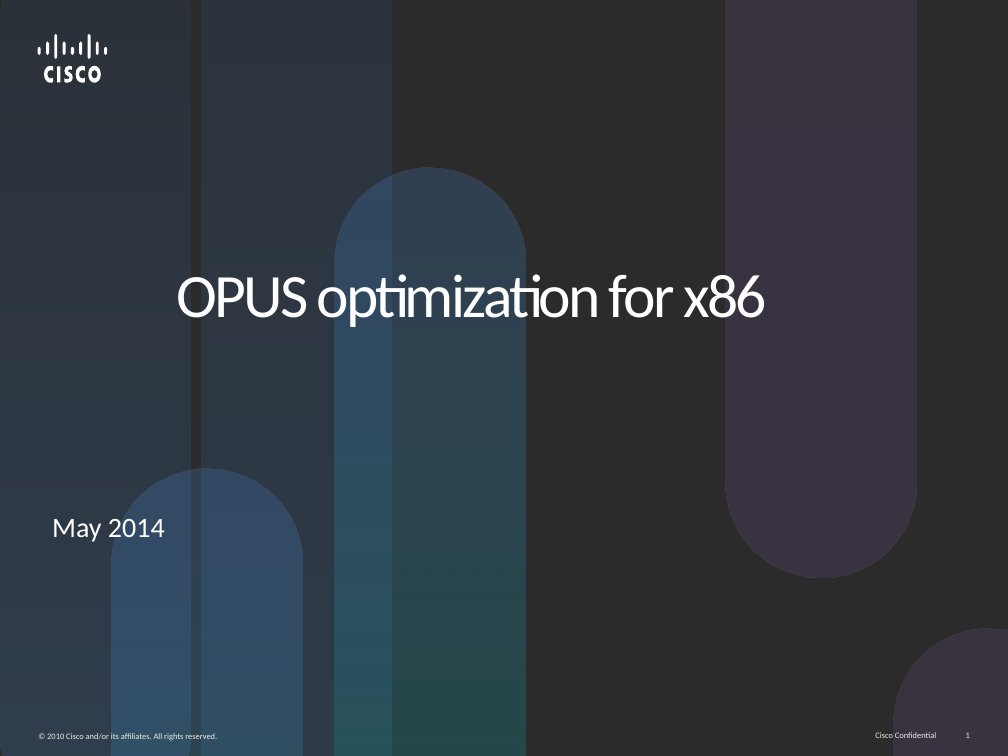
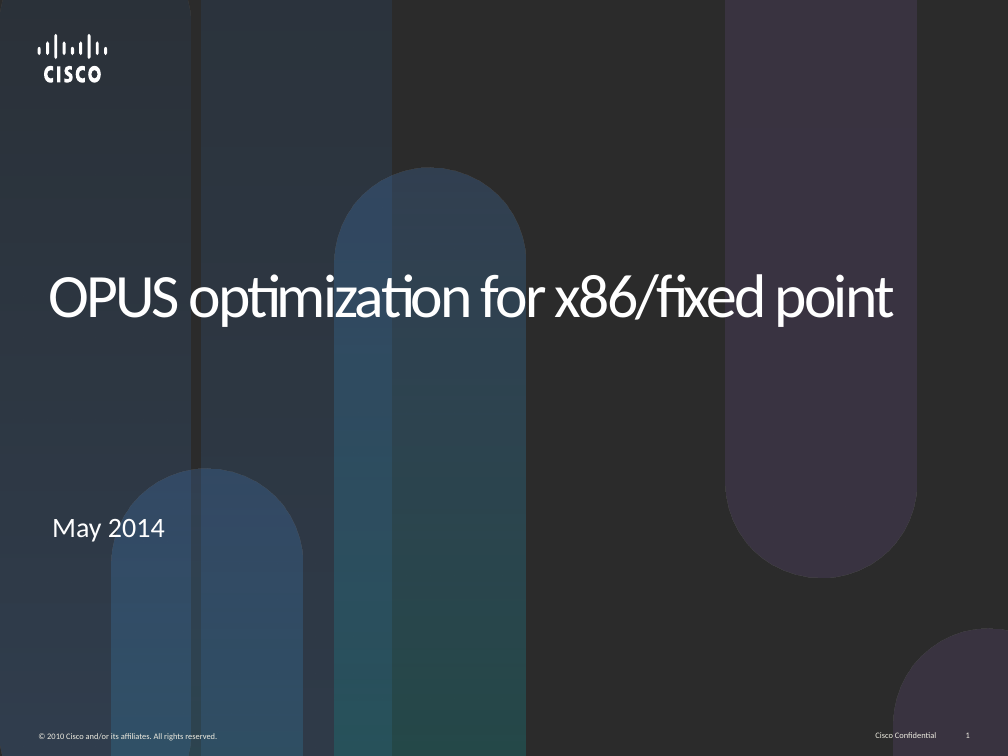
Before and after one commit to cisco/opus, a slide deck: slide 1 of cisco-opus-optimization.pptx. Drawn at 1008x756 pixels with LibreOffice and Linux fonts; fonts in the diff are those of the drawing; background and template pictures are left out; a plain dark background stands for a picture behind light text. Boxes give left, top, right and bottom in pixels: in the first picture for what was removed or moved away, otherwise in the second. Text is boxed around its words. In the diff, an @@ line names an element or a change of style, - is before the commit and + after.

```diff
--- a/cisco-opus-optimization.pptx
+++ b/cisco-opus-optimization.pptx
@@ title at [48, 274, 895, 327]: text changed @@
-OPUS optimization for x86
+OPUS optimization for x86/fixed point
```
Also in this commit, not shown: 7 other slides changed, 1 slide removed.
